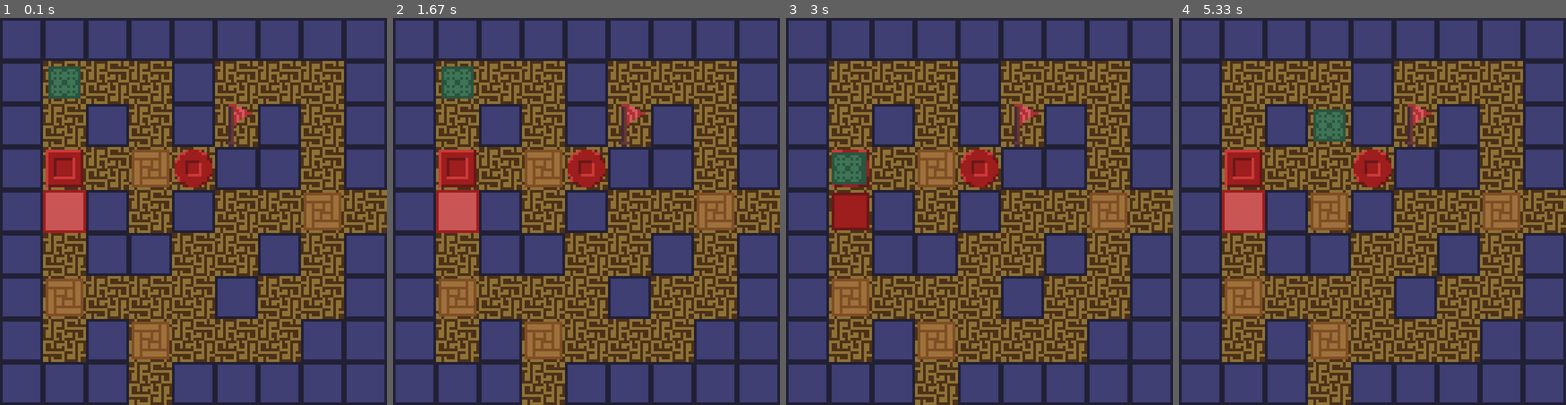
Above: before the commit, frames 1-4 (left to right).
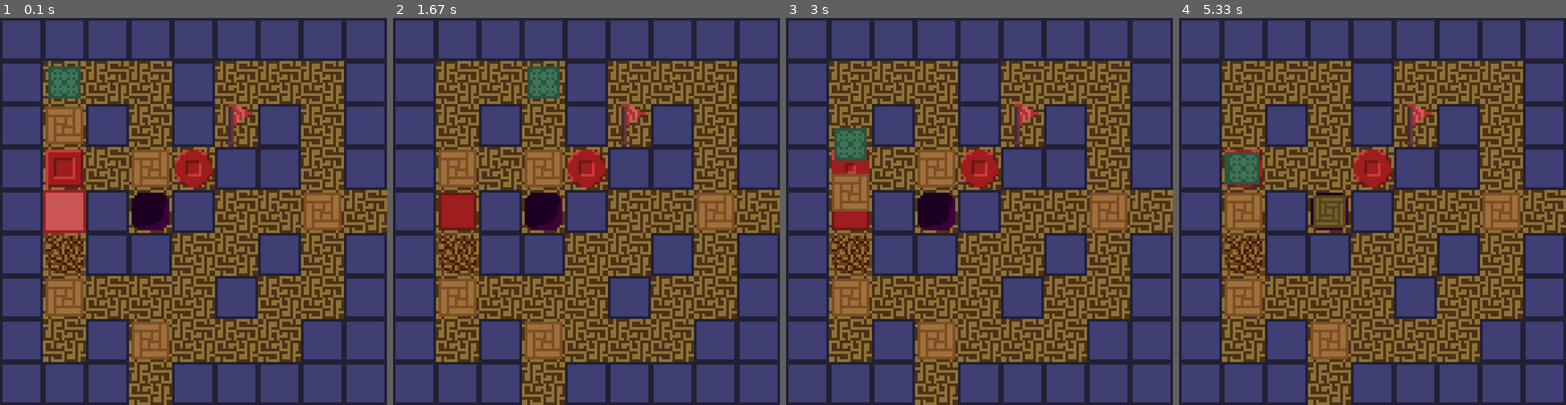
Above: after the commit, the same moments.

Repository: WeePhix/puzzler
Game: pygame game, started from puzzler.py
Two runs of this game, one before a commit and one after it. Both use one fixed random seed, a clock stepped at 60 frames per second and the inputs below.
Inputs:
- Up to frame 1 (0.1 s): no input
- Up to frame 2 (1.67 s): tap S at 0.33 s; hold Right 0.67-1.13 s; hold Up 1.17-1.47 s
- Up to frame 3 (3 s): hold Left 2-2.53 s; hold Down 2.57-2.87 s; hold Left from 2.9 s (still down)
- Up to frame 4 (5.33 s): release Left at 3.3 s; hold Up 3.33-3.7 s; hold Right 3.73-4.37 s; hold Down 4.4-4.77 s; hold Left 4.8-5.27 s; hold Right from 5.3 s (still down)

The runs differ from the first frame. In frame 1, 1.8% of the frame differs, in the area x 11-44%, y 22-66%; in frame 2, 4.6%, in the area x 11-44%, y 12-66%; in frame 3, 2.9%; in frame 4, 3.8%.

Commit message:
Added breakable tiles and interaction between them and boxes

Diff:
--- a/puzzler.py
+++ b/puzzler.py
@@ -62,7 +62,7 @@
 
     def update(self):
         if self.moving:
-            if self.rect.collidelist(collidables) != self.in …(98 unchanged characters)… delist(doorList)].type == 'door_closed'):
+            if self.rect.collidelist(collidables) != self.in …(98 unchanged characters)… delist(doorList)].type == 'door_closed') or (self.rect.collidelist(crackedList) != -1 and crackedList[self.rect.collidelist(crackedList)].type == 'broken'):
                 self.movingBack = True
             if self.movingBack:
                 self.moveBack()
@@ -198,6 +198,32 @@
             self.type = 'door_closed'
             self.closing = False
 
+class Cracked(Sprite):
+    def __init__(self, coords, broken):
+        Sprite.__init__(self, 'graphics/cracked_tile.png', tileSize, tileSize, coords)
+        self.images = [self.image, pygame.transform.scale(pygame.image.load('graphics/broken_tile.png'), (tileSize, tileSize)), pygame.transform.scale(pygame.image.load('graphics/filled_tile.png'), (tileSize, tileSize))]
+
+        self.coords = coords
+        self.breaking = False
+        self.type = 'cracked' * (not broken) + 'broken' * broken
+        self.image = self.images[broken]
+
+    def update(self):
+        if self.type == 'filled':
+            return 0
+
+        if self.rect.collidelist(boxList) != -1:
+            self.type = 'filled'
+            del boxList[self.rect.collidelist(boxList)]
+            self.image = self.images[2]
+
+        if self.type == 'cracked' and self.rect.colliderect(player.rect):
+            self.breaking = True
+
+        if self.breaking and not self.rect.colliderect(player.rect):
+            self.type = 'broken'
+            self.image = self.images[1]
+
 
 
 def textToTiles(text):
@@ -210,6 +236,8 @@
             x = -1
         elif ch == '#':
             wallList.append(Wall((x, y)))
+        elif ch == 'X':
+            crackedList.append(Cracked((x, y), metadata[y][x]))
         else:
             if ch == 'b':
                 boxList.append(Box((x, y)))
@@ -228,7 +256,7 @@
 
 
 def loadLevel(text):
-    global goal, player, boxList, doorList, wallList, floorList, buttonList, globalMovement, moveDir, screen, redActive, blueActive, greenActive, tileSize, tilesX, tilesY
+    global goal, player, boxList, doorList, wallList, floorList, buttonList, crackedList, globalMovement, moveDir, screen, redActive, blueActive, greenActive, tileSize, tilesX, tilesY
     goal = 0
     player = 0
     boxList = []
@@ -236,6 +264,7 @@
     wallList = []
     floorList = []
     buttonList = []
+    crackedList = []
     globalMovement = False
     tileSize = 80
     tilesX = tilesY = 9
@@ -248,15 +277,15 @@
 
 textLevel = '''#########
 #P  #   #
-# # #G# #
+#b# #G# #
 #B bB## #
-#D# #  b #
-# ##  # #
+#D#X#  b #
+#X##  # #
 #b   #  #
 # #b   ##
 ### #####'''
 
-metadata = [[0, 0, 0, 0, 0, 0, 0, 0, 0], [0, 0, 0, 0, 0, 0,  …(67 unchanged characters)… red', True], 0, 0, 0, 0], [0, 'red', 0, 0, 0, 0, 0, 0, 0], [0, 0, 0, 0, 0, 0, 0, 0, 0], [0, 0, 0, 0, 0,  …(70 unchanged characters)…
+metadata = [[0, 0, 0, 0, 0, 0, 0, 0, 0], [0, 0, 0, 0, 0, 0,  …(67 unchanged characters)… red', True], 0, 0, 0, 0], [0, 'red', 0, True, 0, 0, 0, 0, 0], [0, False, 0, 0, 0, 0, 0, 0, 0], [0, 0, 0, 0, 0,  …(70 unchanged characters)…
 
 pygame.init()
 clock = pygame.time.Clock()
@@ -270,7 +299,7 @@
         loadLevel(textLevel)
     buttonColorsActivity = {'red' : redActive, 'blue' : blueActive, 'green' : greenActive}
 
-    allTiles = {'floor' : floorList, 'wall' : wallList, 'button' : buttonList, 'box' : boxList, 'door' : doorList, 'goal' : [goal], 'player' : [player]}
+    allTiles = {'floor' : floorList, 'cracked' : crackedList, 'wall' : wallList, 'button' : buttonList, 'door' : doorList, 'box' : boxList, 'goal' : [goal], 'player' : [player]}
     collidables = allTiles['goal'] + allTiles['wall'] + allTiles['box']
     buttonables = allTiles['box'] + allTiles['player']
 
Binary file added: graphics/broken_tile.png
Binary file added: graphics/cracked_tile.png
Binary file added: graphics/filled_tile.png
